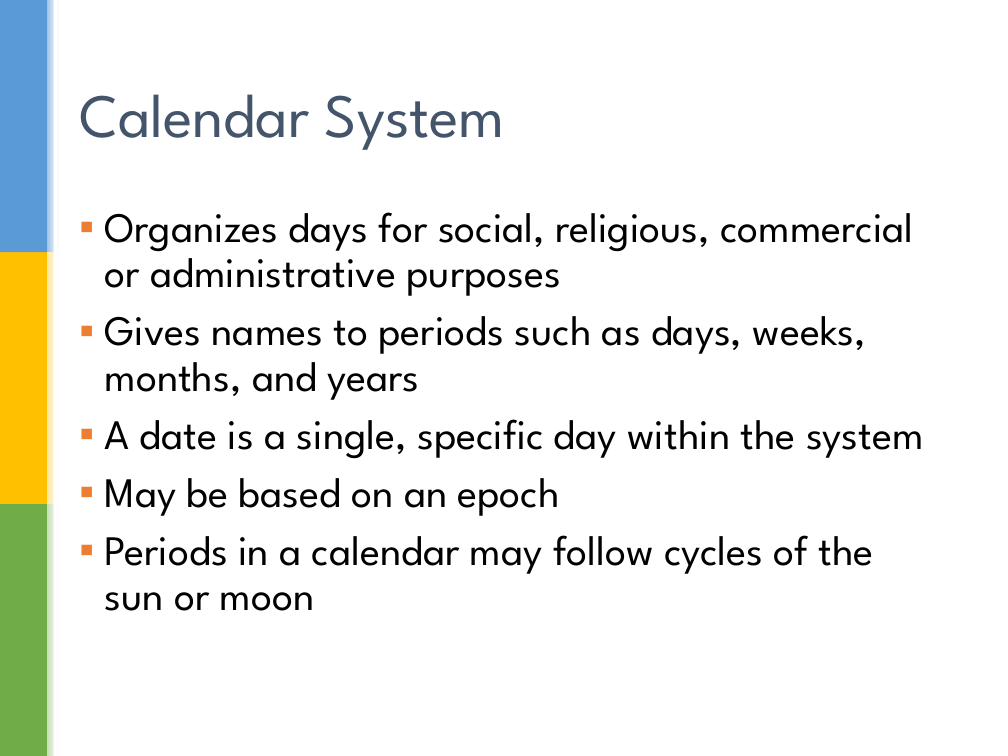
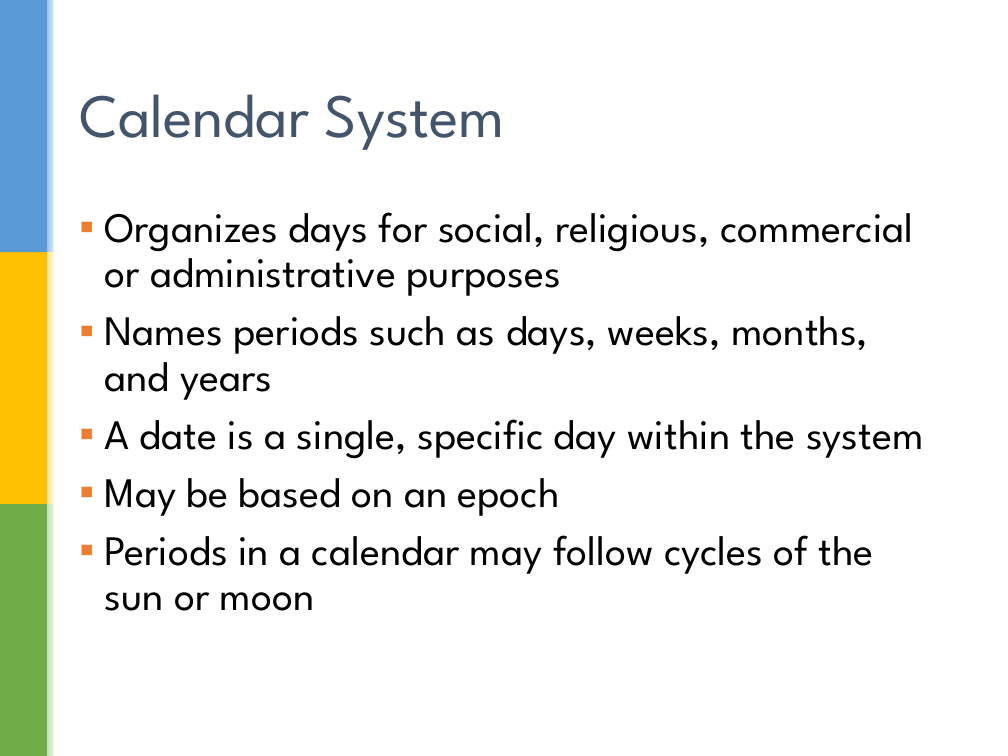
Before and after one commit to sualeh/make-a-date, a slide deck: slide 16 of Java 8 Date and Time API.pptx. Drawn at 1008x756 pixels with LibreOffice and Linux fonts; fonts in the diff are those of the drawing; background and template pictures are left out. Boxes give left, top, right and bottom in pixels: in the first picture for what was removed or moved away, otherwise in the second. Text is boxed around its words. In the diff, an @@ line names an element or a change of style, - is before the commit and + after.

```diff
--- a/Java 8 Date and Time API.pptx
+++ b/Java 8 Date and Time API.pptx
@@ text at bbox=[105, 316, 868, 400]: text changed @@
-▪ Gives names to periods such as days, weeks, months, and years
+▪ Names periods such as days, weeks, months, and years
```
Also in this commit, not shown: 24 other slides changed, 1 slide added, 1 slide removed.
